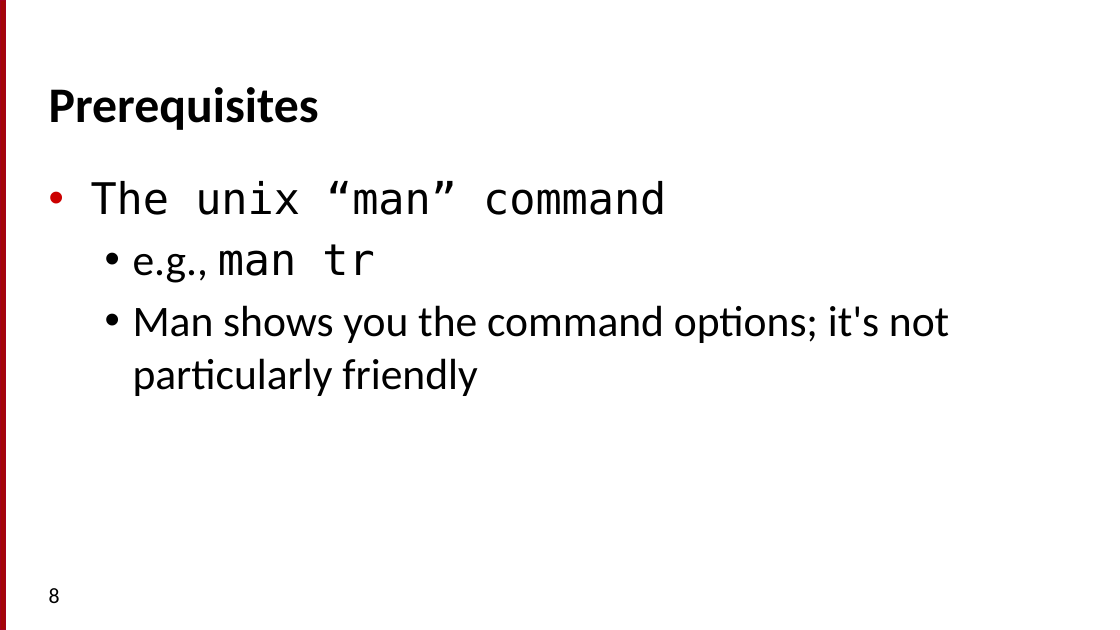
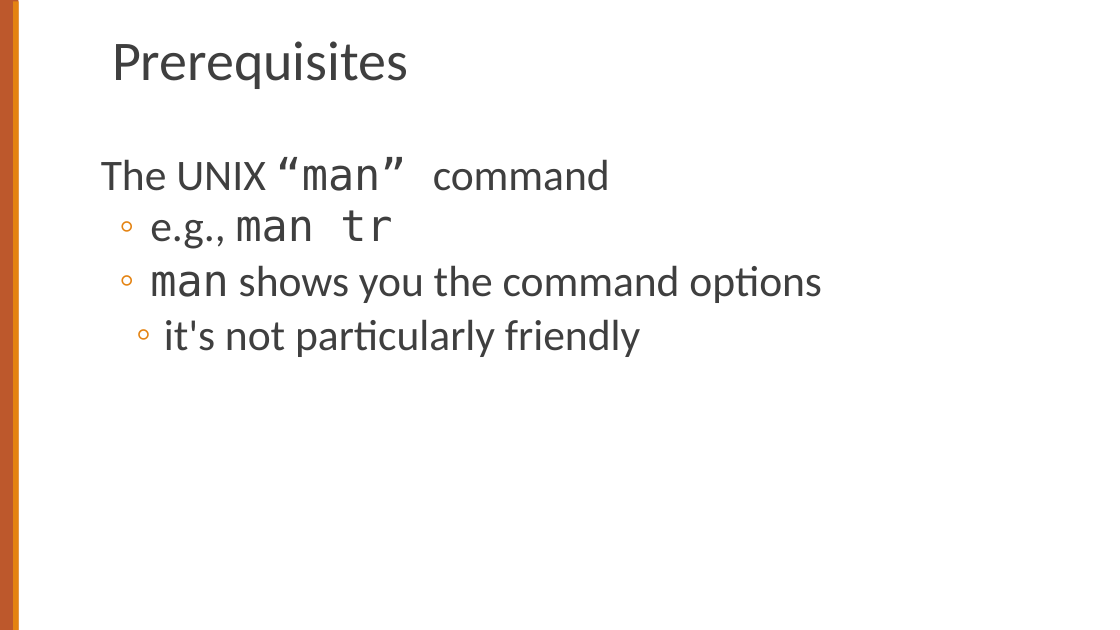
Before and after one commit to cs124/labs, a slide deck: slide 7 of Lab1_UnixForPoets.pptx (slide 8 before the commit). Drawn at 1120x630 pixels with LibreOffice and Linux fonts; fonts in the diff are those of the drawing. Boxes give left, top, right and bottom in pixels: in the first picture for what was removed or moved away, otherwise in the second. Text is boxed around its words. In the diff, an @@ line names an element or a change of style, - is before the commit and + after.

```diff
--- a/Lab1_UnixForPoets.pptx
+++ b/Lab1_UnixForPoets.pptx
@@ rectangle at [0,0,19,630]: fill #A40508 to #BD582C; outline #A4001D 0.75 pt to none; rotation 90 to 270 degrees @@
@@ rectangle added at [13,1,19,630], fill #E48312 @@
@@ title "Prerequisites": place and size @@
-title "Prerequisites" at [49,87,319,130]
+title "Prerequisites" at [112,41,408,89]
@@ title "Prerequisites" at [112,41,408,89]: size 32 to 36 pt, text colour #000000 to #3F3F3F, bold off; line spacing 1 to 0.85 @@
@@ text "The UNIX “man” command": place and size @@
-text "The UNIX “man” command" at [91,181,949,396]
+text "The UNIX “man” command" at [101,157,822,357]
@@ text at [101,157,610,191]: text changed; font DejaVu Sans Mono to Calibri; text colour #000000 to #3F3F3F @@
-• The unix “man” command
+The UNIX “man” command
@@ text at [150,210,392,249]: text colour #000000 to #3F3F3F in "e.g., man tr"; bullet • to ◦; line spacing 1 to 0.9; less space between paragraphs; bullet colour #000000 to #E48312 @@
@@ text at [150,265,822,357]: text changed; text colour #000000 to #3F3F3F @@
-  • Man shows you the command options; it's not particularly friendly
+  ◦ man shows you the command options
+    ◦ it's not particularly friendly
@@ page number removed at [49,588,60,603] @@
-8
```
Also in this commit, not shown: 24 other slides changed, 12 slides added, 14 slides removed, 1 other file.
